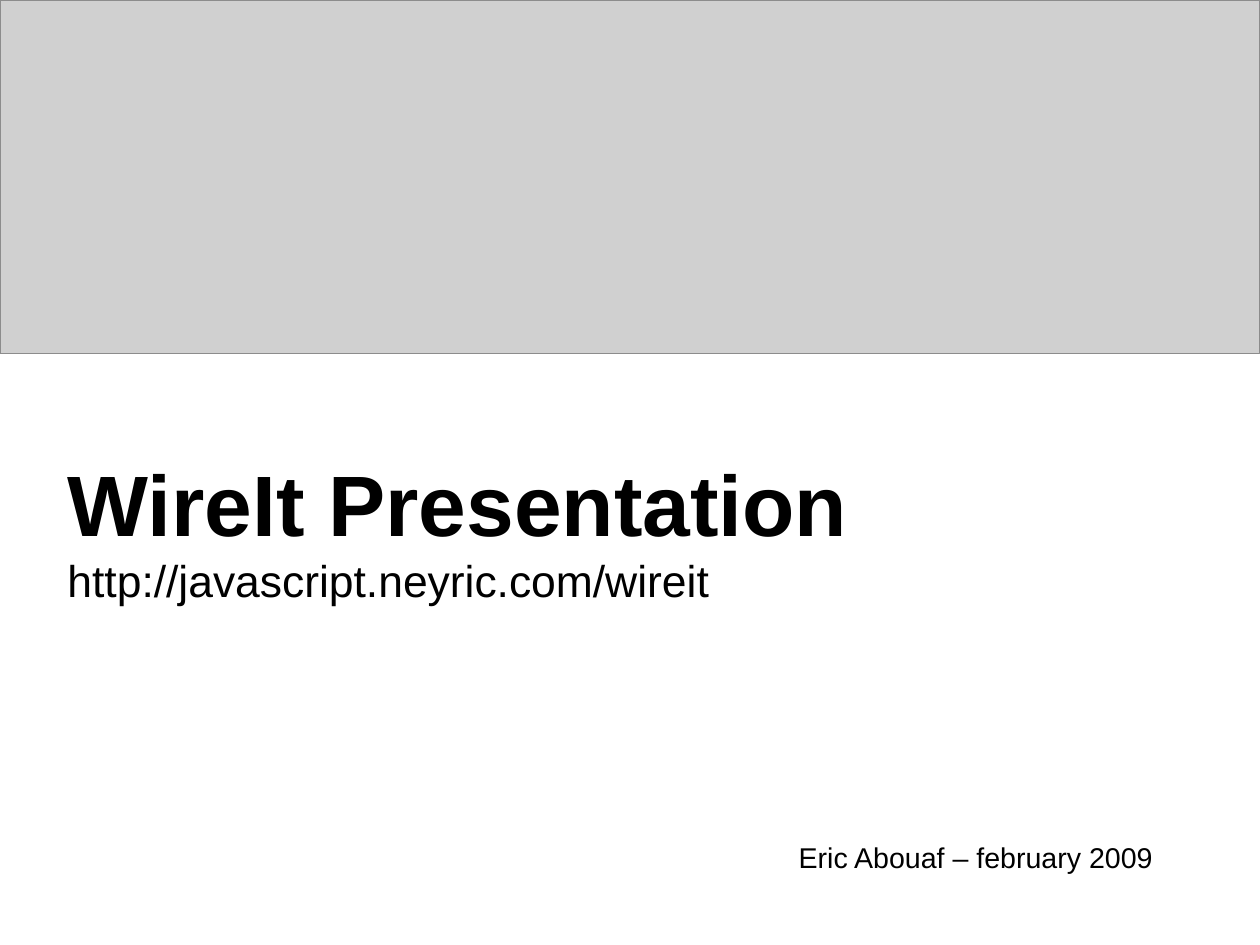
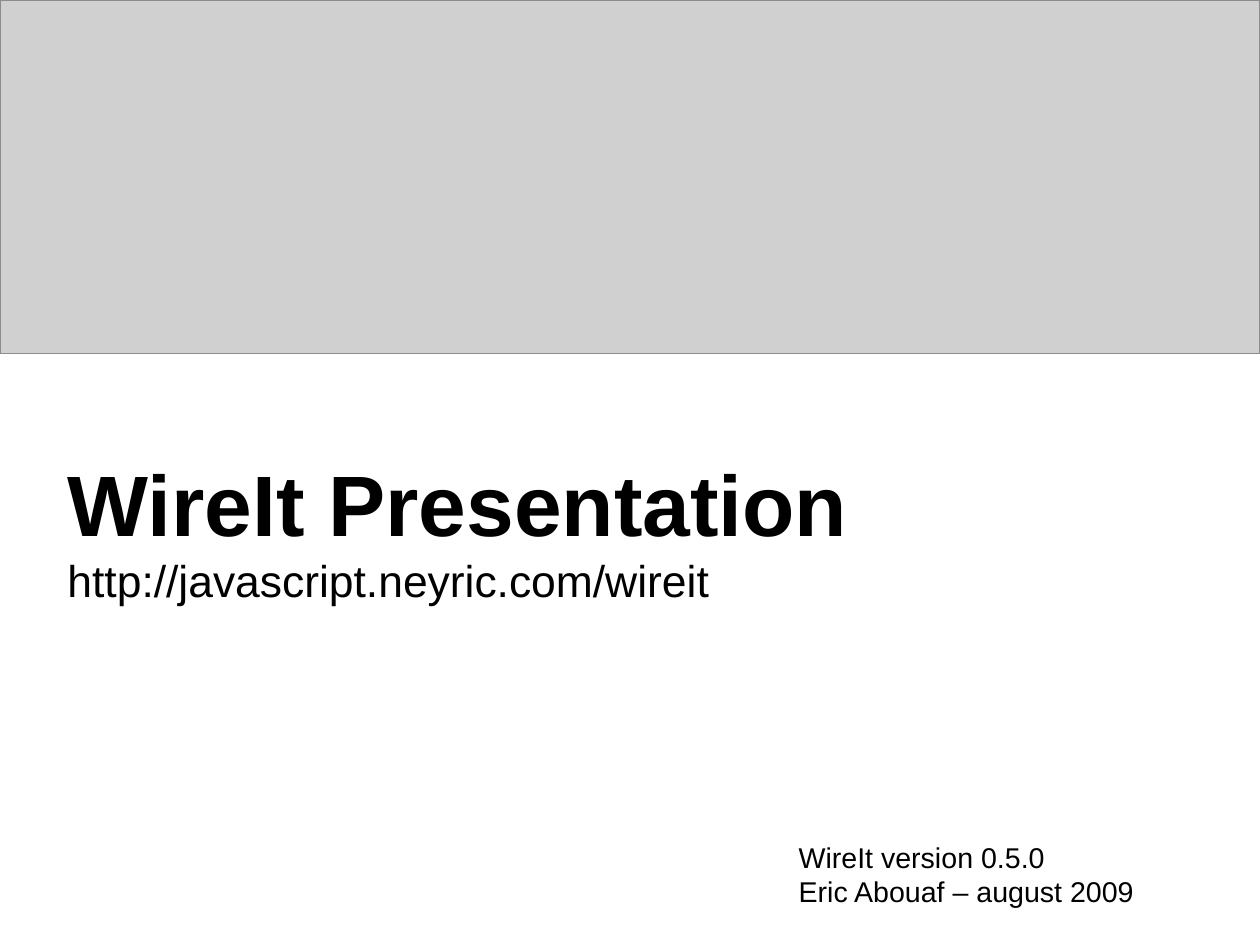
Before and after one commit to ericabouaf/wireit, a slide deck: slide 1 of res/WireIt presentation.odp. Drawn at 1260x945 pixels with LibreOffice and Linux fonts; fonts in the diff are those of the drawing; grey boxes stand for pictures. Boxes give left, top, right and bottom in pixels: in the first picture for what was removed or moved away, otherwise in the second. Text is boxed around its words. In the diff, an @@ line names an element or a change of style, - is before the commit and + after.

```diff
--- a/res/WireIt presentation.odp
+++ b/res/WireIt presentation.odp
@@ text at <box>799,847,1134,908</box>: text changed @@
-Eric Abouaf – february 2009
+WireIt version 0.5.0
+Eric Abouaf – august 2009
```
Also in this commit, not shown: 8 other slides changed, 1 slide added, 3 other files.
